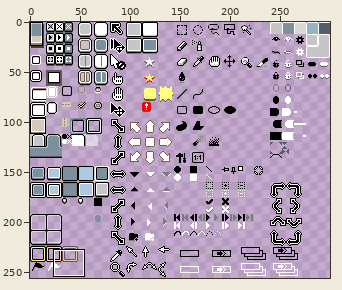
One commit to this sprite sheet: data/skins/default/sheet.png. Above, an overview of the earlier version with the close-up marked.
Close-up. Before:
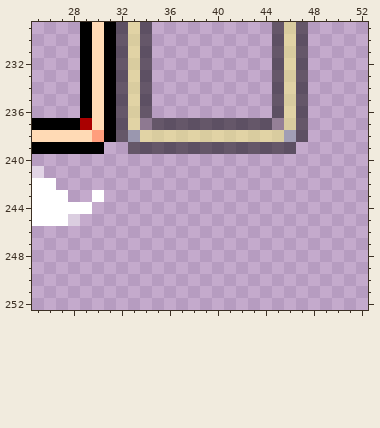
The file is 300x256 pixels. Colours within 5 levels of each other are drawn and written as one. Shown: x 25..52, y 229..252.
The same view after the edit:
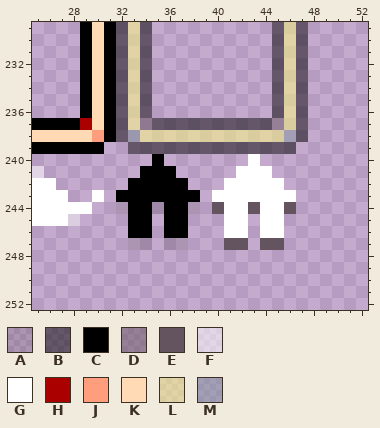
Palette (. is transparent): A #00000020  B #0000007c  C #000000  D #6454607c  E #645460  F #ffffff80  G #ffffff  H #aa0000  J #ff9e7d  K #ffdab5  L #ffff7c7c  M #7c919d7c
Change:
Changed rows in their new state; - is an unchanged pixel.
first column x 32:
240 ---C-------G---
241 --CCC-----GGG--
242 -CCCCC---GGGGG-
243 CCCCCCC-GGGGGGG
244 ACCACCA-EGGEGGE
245 -CC-CC---GG-GG-
246 -CC-CC---GG-GG-
247 -AA-AA---EE-EE-
